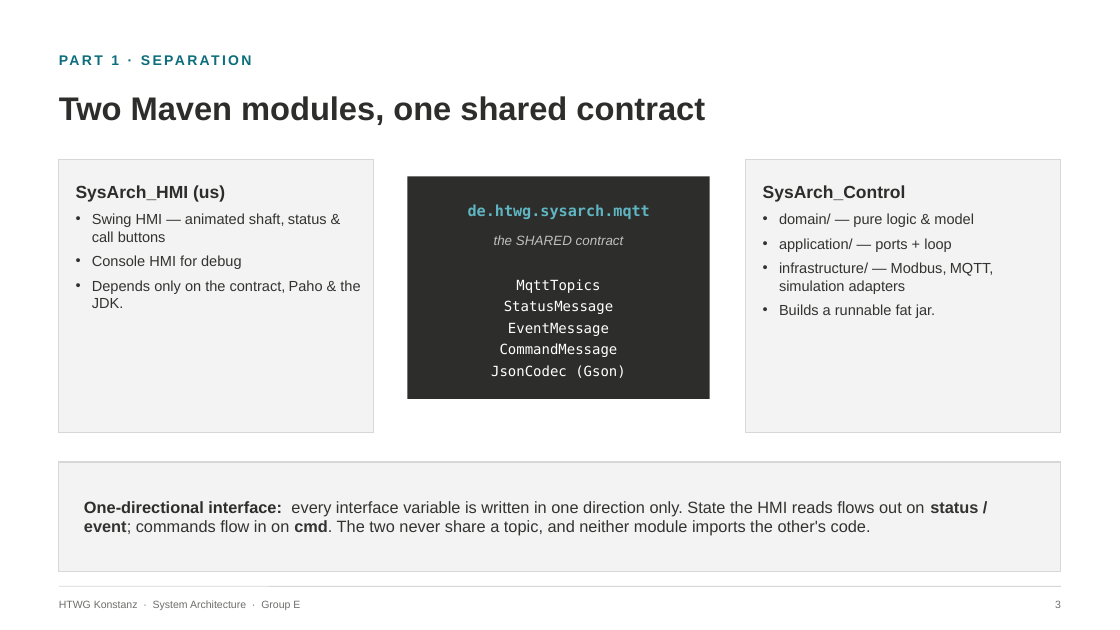
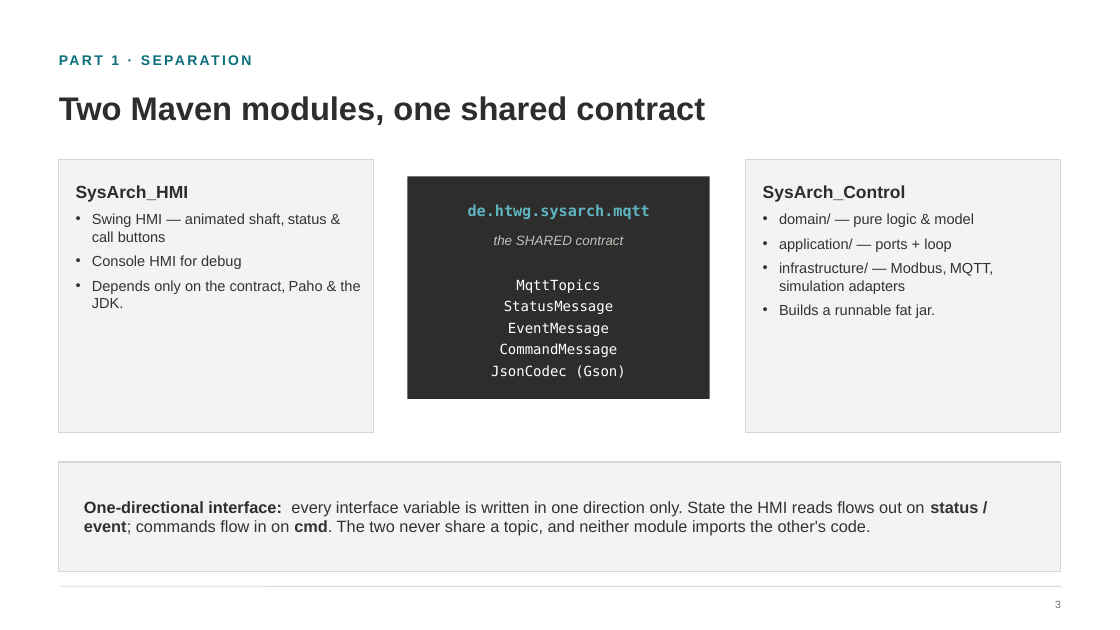
Before and after one commit to LukasRank/SysArch_FinalProjekt, a slide deck: slide 5 of Elevator_Control_Presentation_v4.pptx. Drawn at 1120x630 pixels with LibreOffice and Linux fonts; fonts in the diff are those of the drawing. Boxes give left, top, right and bottom in pixels: in the first picture for what was removed or moved away, otherwise in the second. Text is boxed around its words. In the diff, an @@ line names an element or a change of style, - is before the commit and + after.

```diff
--- a/Elevator_Control_Presentation_v4.pptx
+++ b/Elevator_Control_Presentation_v4.pptx
@@ text at box(76, 185, 189, 202): text changed @@
-SysArch_HMI (us)
+SysArch_HMI
@@ text removed at box(59, 600, 300, 610) @@
-HTWG Konstanz · System Architecture · Group E
```
Also in this commit, not shown: 18 other slides changed.
